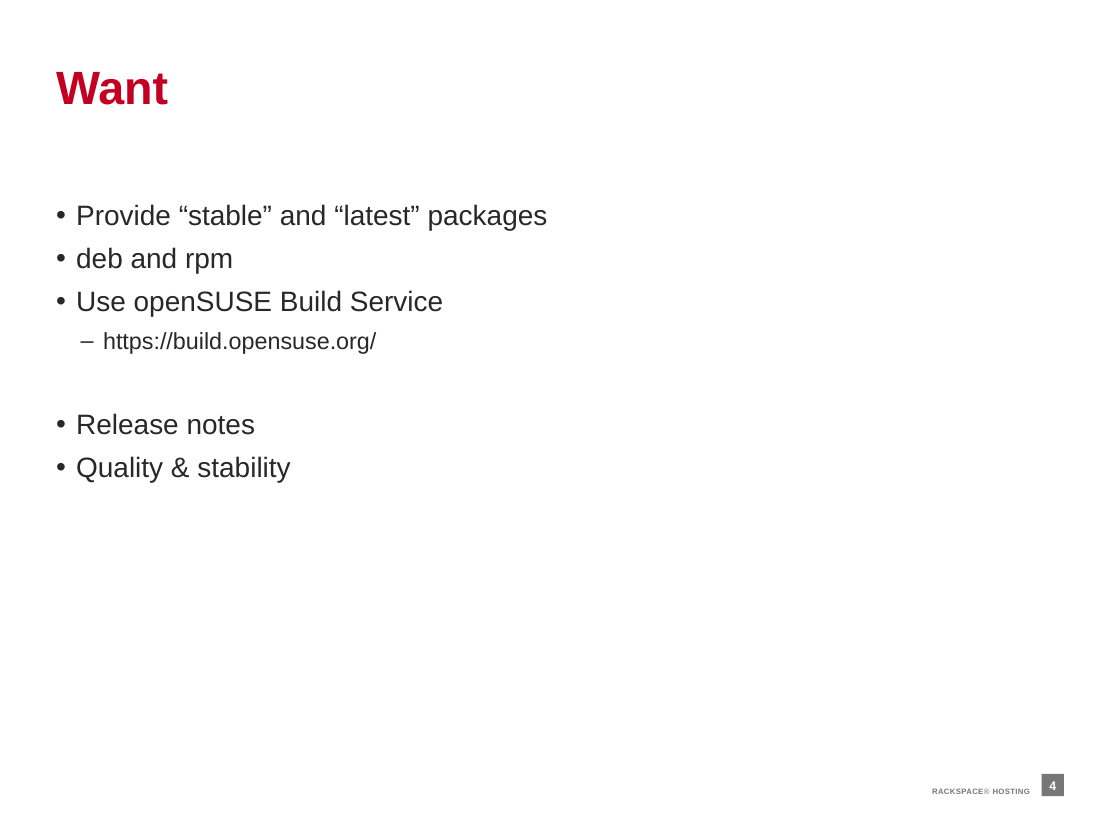
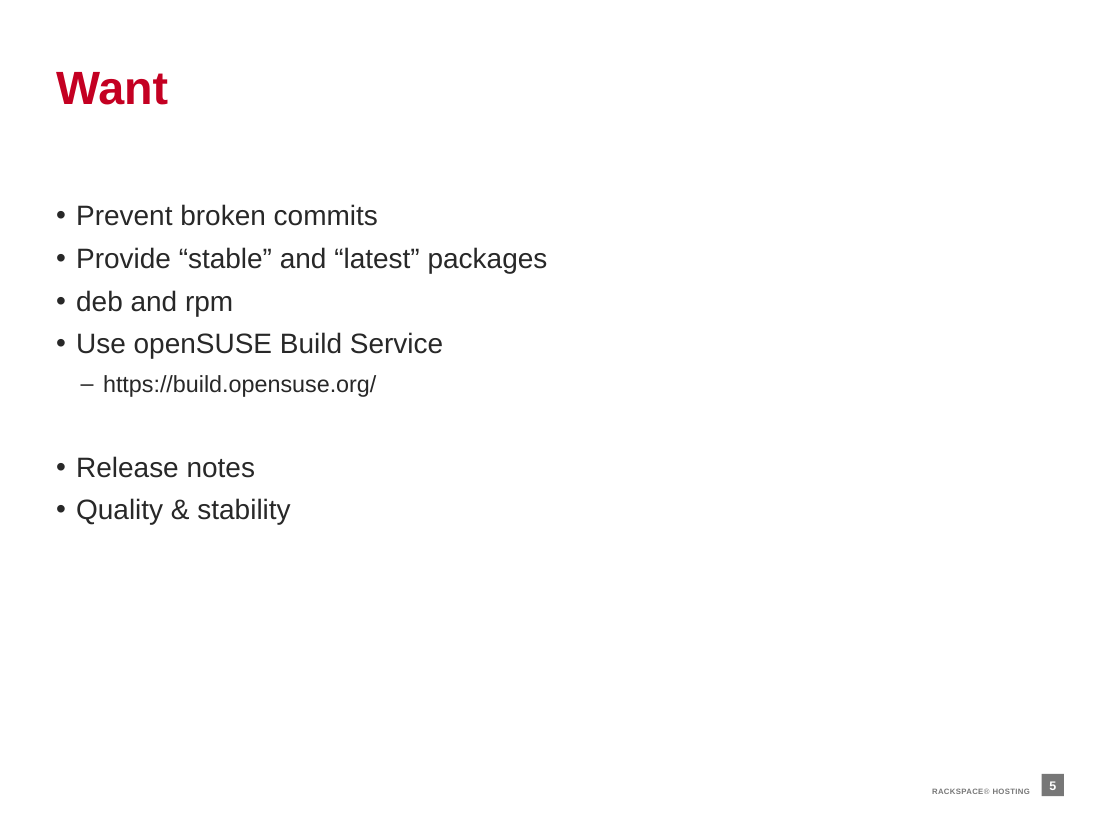
Before and after one commit to ludditry/design-summit, a slide deck: slide 5 of slides/ZeroVM-pkg-cont-int.pptx (slide 4 before the commit). Drawn at 1120x840 pixels with LibreOffice and Linux fonts; fonts in the diff are those of the drawing; background and template pictures are left out. Boxes give left, top, right and bottom in pixels: in the first picture for what was removed or moved away, otherwise in the second. Text is boxed around its words. In the diff, an @@ line names an element or a change of style, - is before the commit and + after.

```diff
--- a/slides/ZeroVM-pkg-cont-int.pptx
+++ b/slides/ZeroVM-pkg-cont-int.pptx
@@ text at [76, 204, 378, 226]: paragraph added @@
+• Prevent broken commits
@@ page number at [1049, 781, 1056, 790]: text changed @@
-4
+5
```
Also in this commit, not shown: 1 other slide changed, 1 slide added, 1 slide removed.
